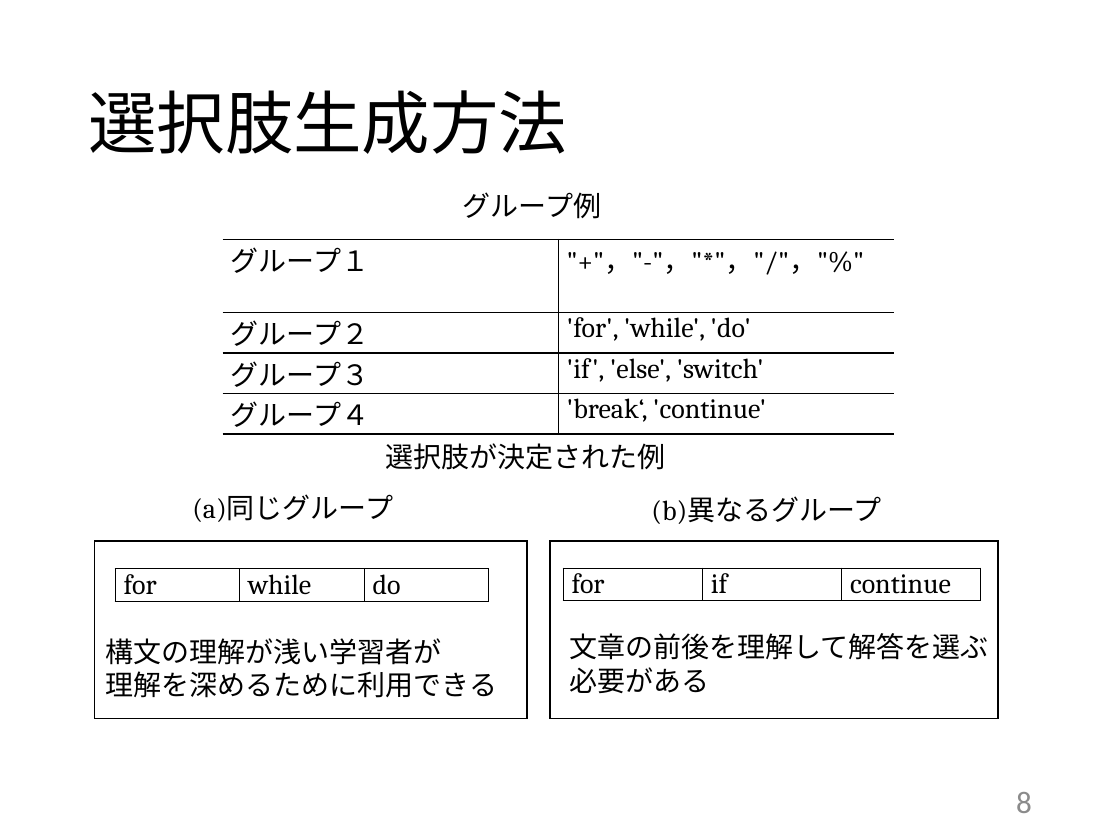
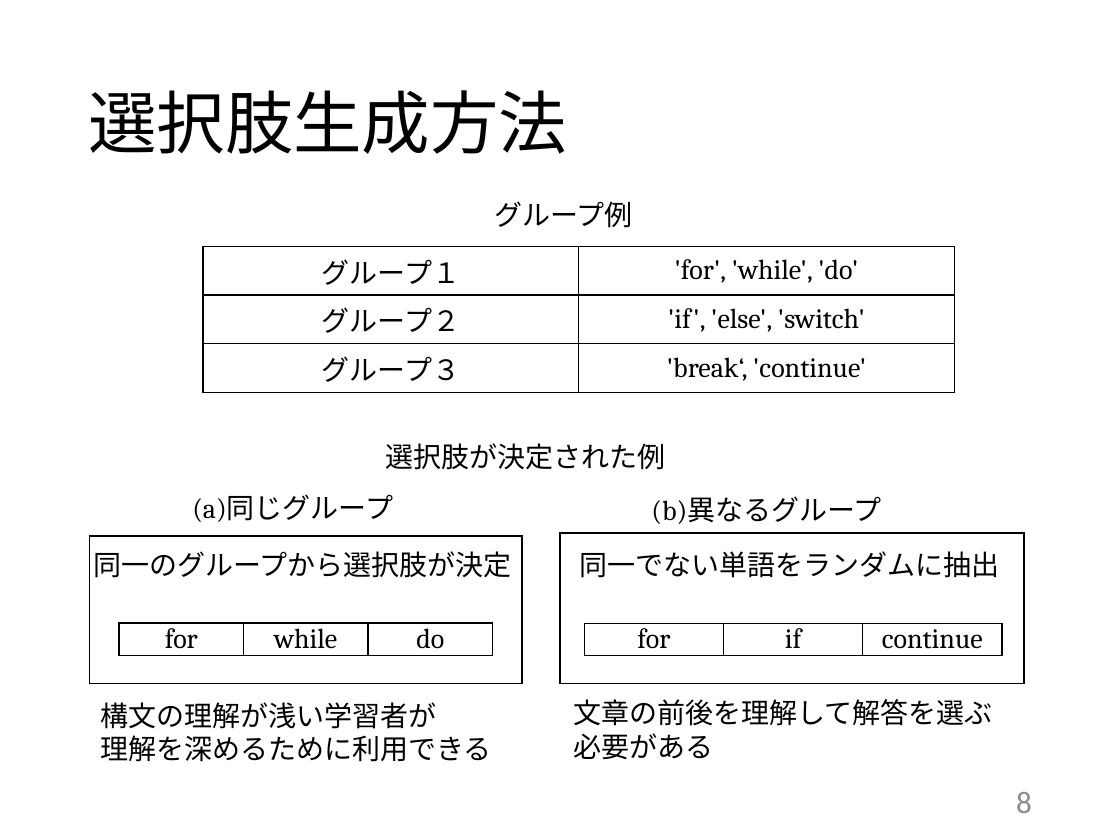
Before and after one commit to kait-takanolab/1821121-shimaoka-thesis, a slide deck: slide 8 of 1821121_shimaoka_thesis.pptx. Drawn at 1120x840 pixels with LibreOffice and Linux fonts; fonts in the diff are those of the drawing. Boxes give left, top, right and bottom in pixels: in the first picture for what was removed or moved away, otherwise in the second. Text is boxed around its words. In the diff, an @@ line names an element or a change of style, - is before the commit and + after.

```diff
--- a/1821121_shimaoka_thesis.pptx
+++ b/1821121_shimaoka_thesis.pptx
@@ text "グループ例": place and size @@
-text "グループ例" at <box>463,192,601,219</box>
+text "グループ例" at <box>494,201,632,228</box>
@@ table at <box>203,246,953,392</box> @@
-row 1: グループ１ | "+"，"-"，"*"，"/"，"%"
-row 2: グループ２ | 'for', 'while', 'do'
-row 3: グループ３ | 'if', 'else', 'switch'
-row 4: グループ４ | 'break‘, 'continue'
+row 1: グループ１ | 'for', 'while', 'do'
+row 2: グループ２ | 'if', 'else', 'switch'
+row 3: グループ３ | 'break‘, 'continue'
@@ table: place and size @@
-table at <box>223,240,895,438</box>
+table at <box>203,246,953,392</box>
@@ rectangle: place and size @@
-rectangle at <box>94,541,526,718</box>
+rectangle at <box>90,536,522,684</box>
@@ rectangle: place and size @@
-rectangle at <box>550,541,998,718</box>
+rectangle at <box>560,533,1024,683</box>
@@ text added at <box>93,551,511,578</box>, 18 pt, text #000000 @@
+同一のグループから選択肢が決定
@@ text added at <box>580,551,1000,578</box>, 18 pt, text #000000 @@
+同一でない単語をランダムに抽出
@@ table at <box>119,623,492,656</box> @@
@@ alignment justified to centre @@
@@ table: place and size @@
-table at <box>115,569,488,603</box>
+table at <box>119,623,492,656</box>
@@ table at <box>585,624,1001,657</box> @@
@@ alignment justified to centre @@
@@ table: place and size @@
-table at <box>563,568,980,601</box>
+table at <box>585,624,1001,657</box>
@@ text "構文の理解が浅い学習者が": place and size @@
-text "構文の理解が浅い学習者が" at <box>106,638,497,698</box>
+text "構文の理解が浅い学習者が" at <box>100,702,491,762</box>
@@ text "文章の前後を理解して解答を選ぶ必要がある": place and size @@
-text "文章の前後を理解して解答を選ぶ必要がある" at <box>570,633,989,693</box>
+text "文章の前後を理解して解答を選ぶ必要がある" at <box>573,699,992,759</box>
```
Also in this commit, not shown: 8 other slides changed, 1 slide added, 2 other files.
